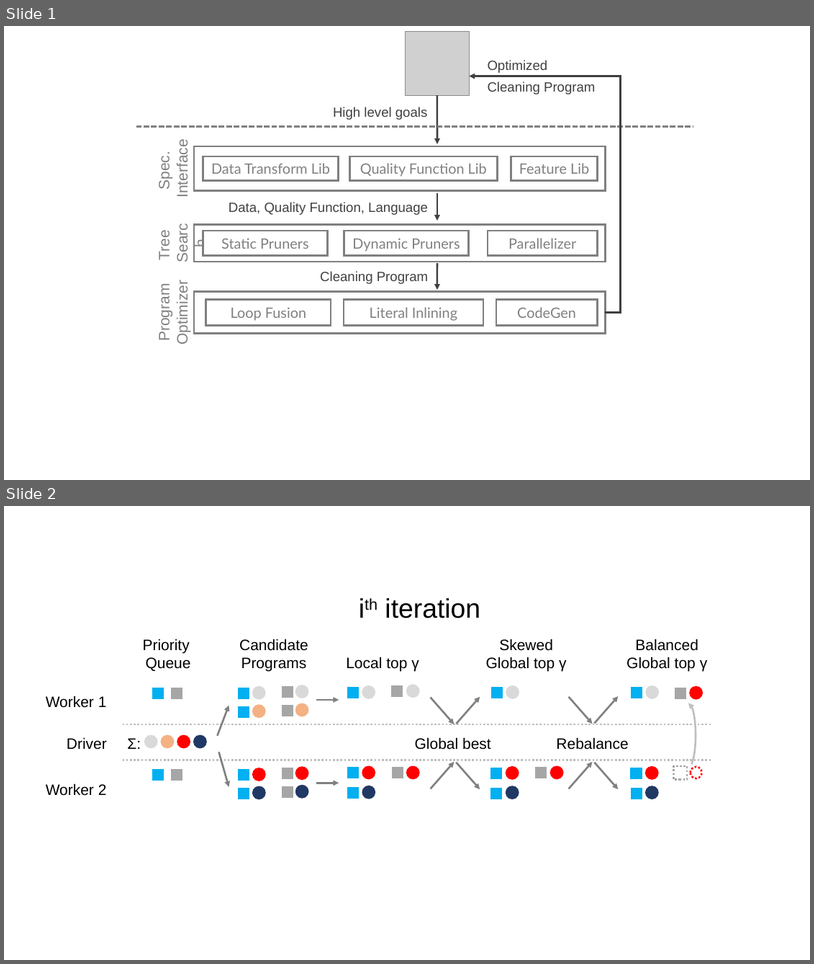
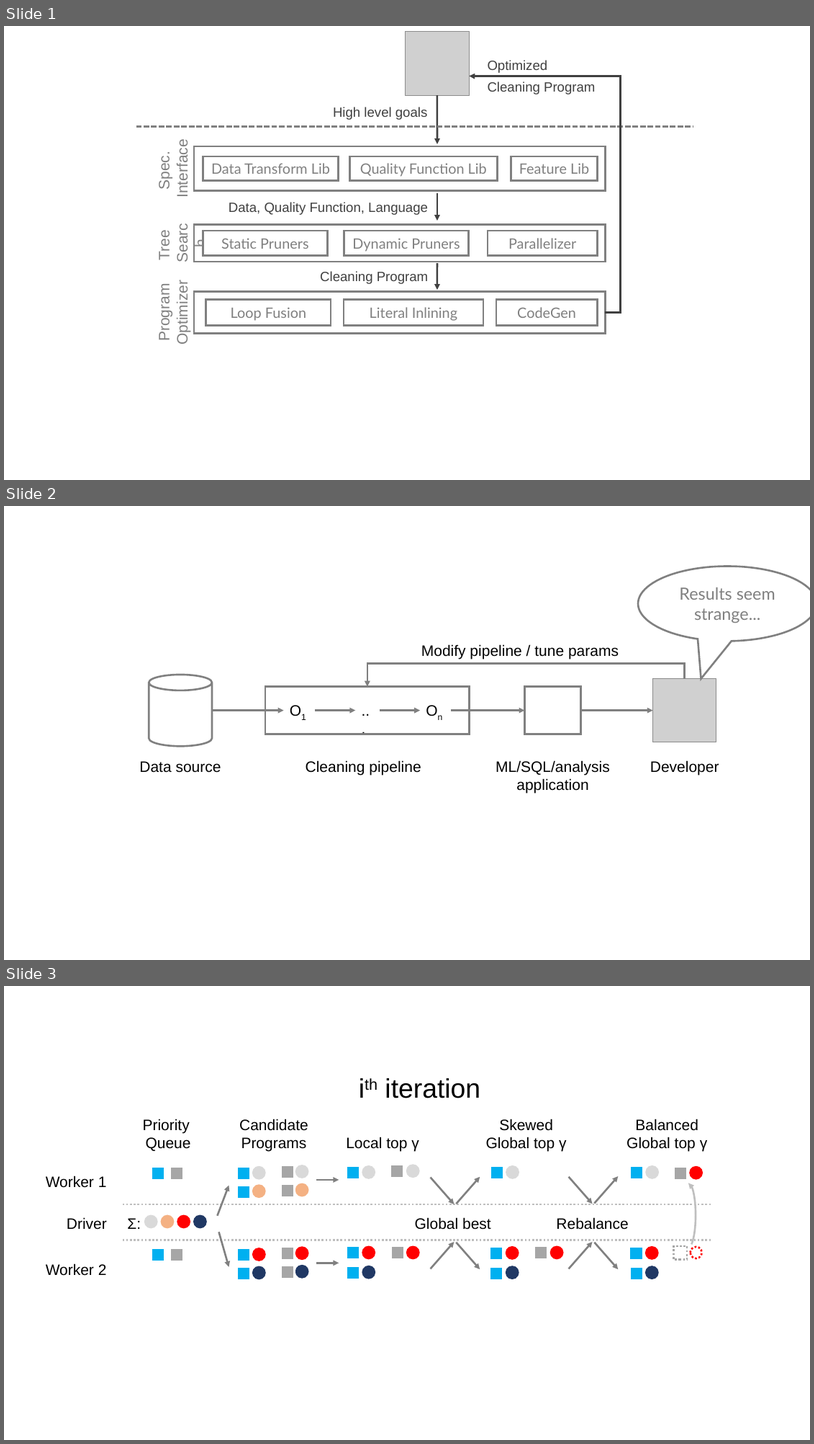
Before and after one commit to sjyk/alphaclean-paper, a slide deck: figures/figs.pptx. Shown one above the other, each under a label of ours: slides 1 and 2 before the commit, slides 1, 2 and 3 after it. The pictures are 814x964 and 814x1444 pixels, drawn with LibreOffice and Linux fonts; fonts in the diff are those of the drawing; grey boxes stand for pictures. Boxes give left, top, right and bottom in pixels: in the first picture for what was removed or moved away, otherwise in the second. Text is boxed around its words. In the diff, an @@ line names an element or a change of style, - is before the commit and + after.

```diff
--- a/figures/figs.pptx
+++ b/figures/figs.pptx
@@ slide 2 added at <box>4,506,810,960</box>, background #FFFFFF @@
@@ speech bubble added at <box>638,566,810,641</box>, fill #FFFFFF, outline #808080 2.25 pt, 20 pt, text #808080 @@
+Results seem strange...
@@ text added at <box>422,644,619,659</box>, 18 pt, text #000000 @@
+Modify pipeline / tune params
@@ cylinder added at <box>149,674,212,746</box>, fill #FFFFFF, outline #808080 2.25 pt @@
@@ elbow arrow added from (685, 678) to (368, 686), #808080 2.25 pt @@
@@ picture added at <box>653,678,717,742</box> @@
@@ rectangle added at <box>265,686,470,734</box>, outline #808080 2.25 pt @@
@@ text added at <box>284,698,315,722</box>, 18 pt, text #000000 @@
+O1
@@ text added at <box>355,698,380,722</box>, 18 pt, text #000000 @@
+...
@@ text added at <box>420,698,451,722</box>, 18 pt, text #000000 @@
+On
@@ rectangle added at <box>525,686,581,734</box>, fill #FFFFFF, outline #808080 2.25 pt @@
@@ arrow added from (212, 710) to (284, 710), #808080 2.25 pt @@
@@ arrow added from (315, 710) to (355, 710), #808080 2.25 pt @@
@@ arrow added from (380, 710) to (420, 710), #808080 2.25 pt @@
@@ arrow added from (452, 710) to (525, 710), #808080 2.25 pt @@
@@ arrow added from (581, 710) to (653, 710), #808080 2.25 pt @@
@@ text added at <box>139,761,221,772</box>, 18 pt, text #000000 @@
+Data source
@@ text added at <box>306,760,421,775</box>, 18 pt, text #000000 @@
+Cleaning pipeline
@@ text added at <box>496,760,610,793</box>, 18 pt, text #000000 @@
+ML/SQL/analysis
+application
@@ text added at <box>651,760,720,775</box>, 18 pt, text #000000 @@
+Developer
@@ what was slide 2 is now slide 3 @@
```
Also in this commit, not shown: 2 other files.
